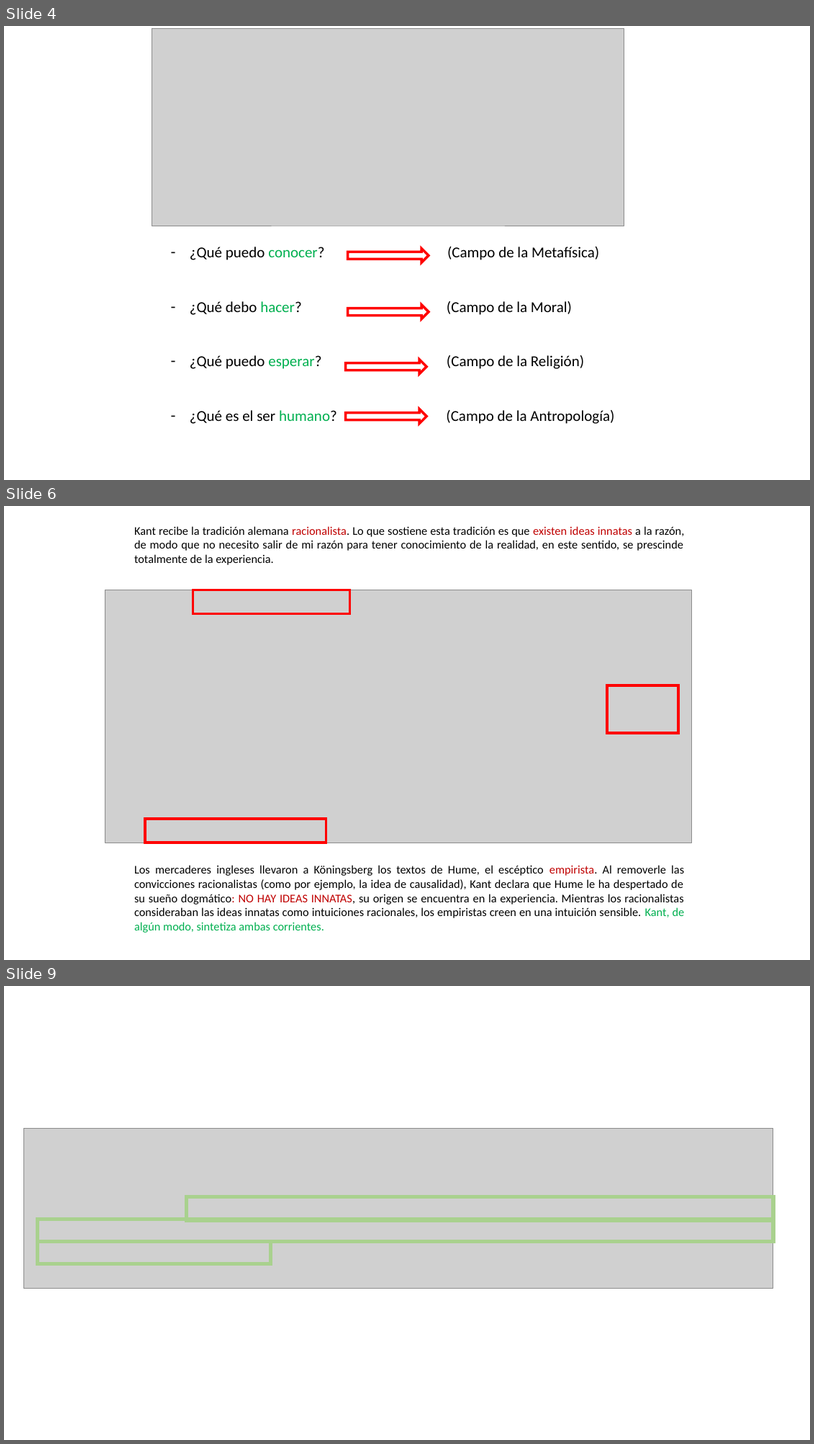
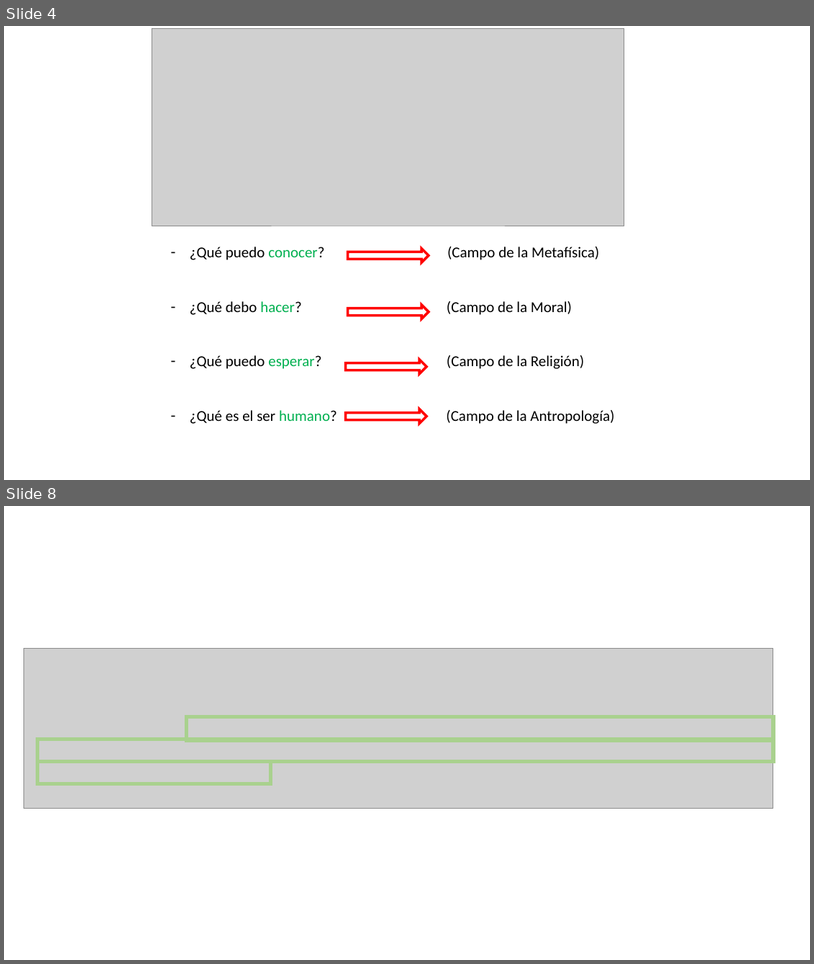
Before and after one commit to zaboltar/zaboltar.github.io, a slide deck: assets uarm/2023 1 UarmPCrit/Kant - ilustracion proyecto critico educacion.pptx. Shown one above the other, each under a label of ours: slides 4, 6 and 9 before the commit, slides 4 and 8 after it; the slides between them are not shown. The pictures are 814x1444 and 814x964 pixels, drawn with LibreOffice and Linux fonts; fonts in the diff are those of the drawing; grey boxes stand for pictures. Boxes give left, top, right and bottom in pixels: in the first picture for what was removed or moved away, otherwise in the second. Text is boxed around its words. In the diff, an @@ line names an element or a change of style, - is before the commit and + after.

```diff
--- a/assets uarm/2023 1 UarmPCrit/Kant - ilustracion proyecto critico educacion.pptx
+++ b/assets uarm/2023 1 UarmPCrit/Kant - ilustracion proyecto critico educacion.pptx
@@ slide 6 removed at [4,506,810,960], background #FFFFFF @@
@@ text removed at [134,526,685,932] @@
-Kant recibe la tradición alemana racionalista. Lo que sostiene esta tradición es que existen ideas innatas a la razón, de modo que no necesito salir de mi razón para tener conocimiento de la realidad, en este sentido, se prescinde totalmente de la experiencia.
-Los mercaderes ingleses llevaron a Köningsberg los textos de Hume, el escéptico empirista. Al removerle las convicciones racionalistas (como por ejemplo, la idea de causalidad), Kant declara que Hume le ha despertado de su sueño dogmático: NO HAY IDEAS INNATAS, su origen se encuentra en la experiencia. Mientras los racionalistas consideraban las ideas innatas como intuiciones racionales, los empiristas creen en una intuición sensible. Kant, de algún modo, sintetiza ambas corrientes.
@@ picture removed at [105,590,692,842] @@
@@ rectangle removed at [193,590,350,614] @@
@@ rectangle removed at [607,685,679,733] @@
@@ rectangle removed at [146,818,327,842] @@
@@ what was slide 9 is now slide 8 @@
```
Also in this commit, not shown: 1 slide changed, 13 slides added, 2 other slides removed, 9 other files.
